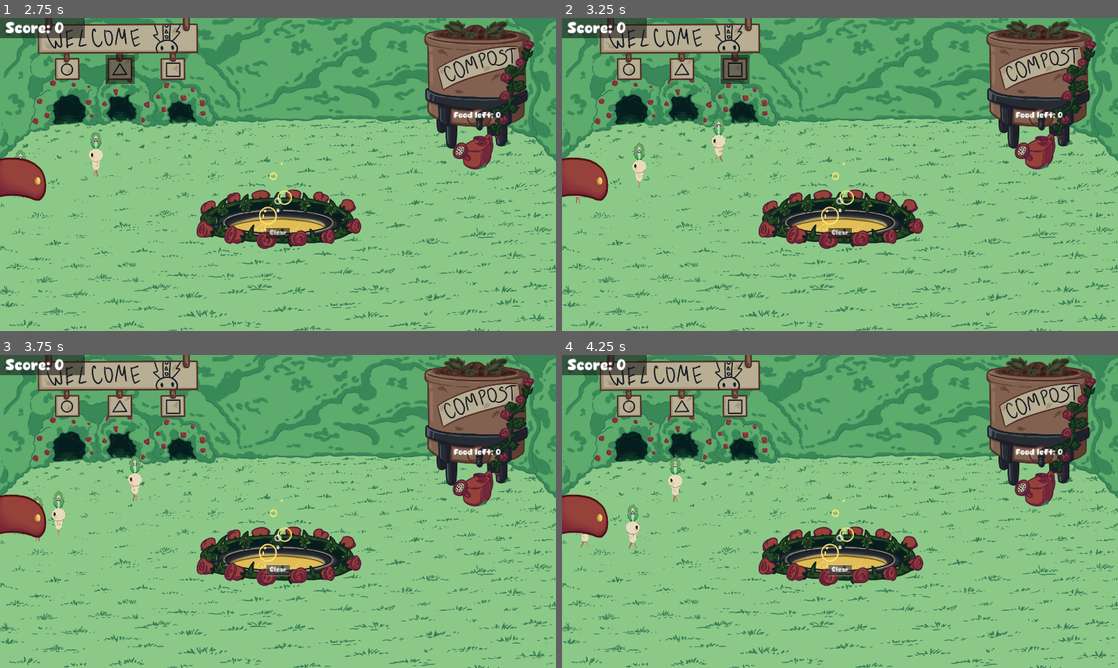
Above: before the commit, frames 1-4 (two rows, left to right).
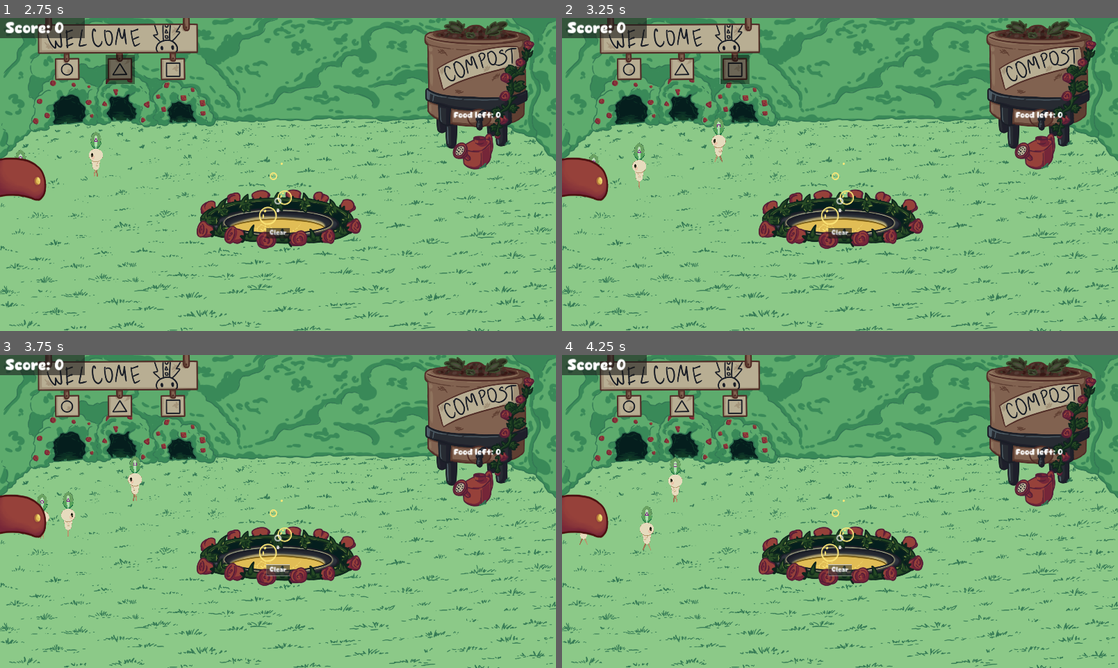
Above: after the commit, the same moments.

Repository: BoopEnthusiast/Cozy-Spring-Jam-2024
Game: Godot game, scene res://scenes/main_menu_screen.tscn
The game is run twice, just before and just after one commit, with the same random seed, the same clock (stepped at 60 frames per second) and the same inputs. Sound files missing from this copy of the repository are replaced by a short silence.
Inputs (mouse positions are in pixels of both pictures, inside the frame that each line leads up to):
- Up to frame 1 (2.75 s): click "Play" at 0.5 s; click (66, 68) at 1.25 s; click (122, 68) at 2 s
- Up to frame 2 (3.25 s): click (734, 68) at 2.75 s
- Up to frame 3 (3.75 s): click "Clear" at 3.5 s
- Up to frame 4 (4.25 s): no input

Frame 1 is identical in both runs. In frame 2, less than 0.1% of the frame differs, in the area x 2-7%, y 43-60%; in frame 3, 0.5%, in the area x 6-14%, y 43-60%; in frame 4, 0.4%.

Commit message:
making lil guy not go off screen

Diff:
--- a/scenes/main.tscn
+++ b/scenes/main.tscn
@@ -90,4 +90,8 @@
 stream = ExtResource("10_fyh3d")
 volume_db = -12.0
 
+[node name="Walls2" parent="." instance=ExtResource("2_ovlks")]
+position = Vector2(3889, 2896)
+rotation = 3.14159
+
 [connection signal="finished" from="AudioStreamPlayer" to="." method="_on_audio_stream_player_finished"]
--- a/scripts/lil_guy.gd
+++ b/scripts/lil_guy.gd
@@ -61,7 +61,6 @@
 	# Bounce off walls
 	if is_on_wall():
 		direction = Vector2(randf() - 0.5, randf() - 0.5).normalized()
-		update_sprite()
 
 	# Move if not dead
 	if is_dragging:
@@ -72,6 +71,7 @@
 	else:
 		velocity = direction * speed
 
+	update_sprite()
 	move_and_slide()
 
 
